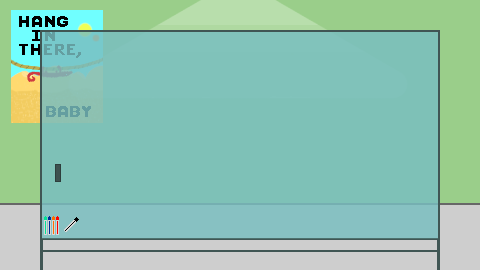
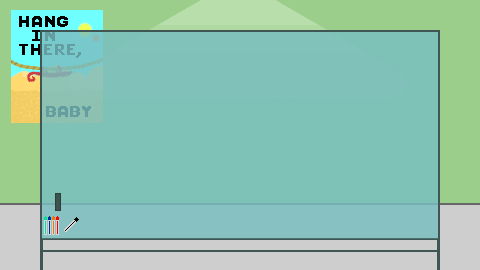
Two versions of the same layered image (480x270). Layer-by-layer changes:
painted on "wb-markers" over [55,164,61,211]
